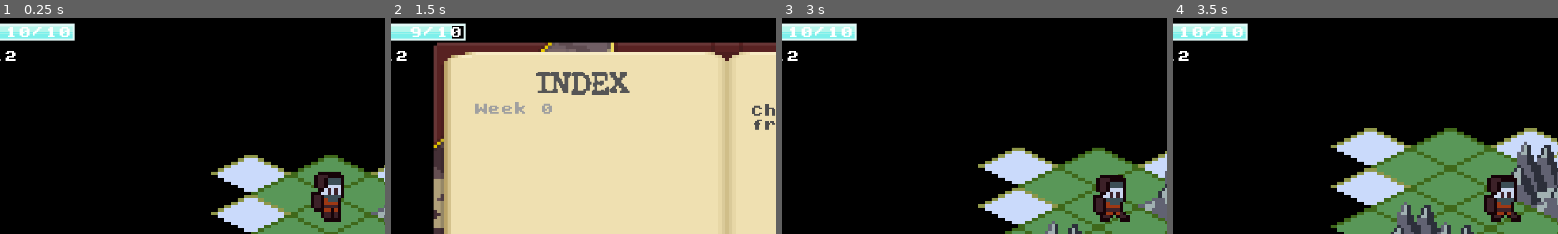
Above: before the commit, frames 1-4 (left to right).
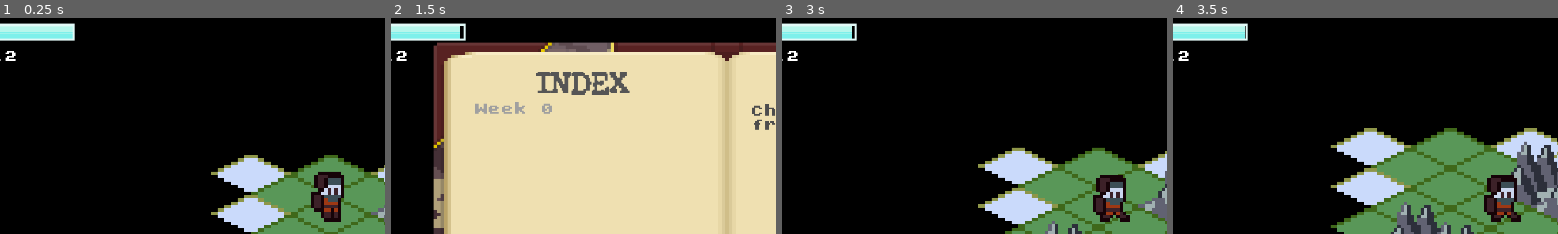
Above: after the commit, the same moments.

Repository: ZeeHatcher/project-forgotten
Game: Godot game, scene res://scenes/main/main.tscn
The game is run twice, just before and just after one commit, with the same random seed, the same clock (stepped at 60 frames per second) and the same inputs. This scene is started directly instead of the project's main scene.
Inputs (mouse positions are % of the whole screen's width and height, from its top left):
- Up to frame 1 (0.25 s): no input
- Up to frame 2 (1.5 s): click (86, 94) at 0.5 s; click (91, 94) at 1.25 s
- Up to frame 3 (3 s): click (97, 94) at 2 s; tap Enter at 2.75 s; move the mouse to (75, 46) at 2.77 s; hold D (move_right) from 2.78 s (still down); hold Tab (journal) from 2.78 s (still down); click (75, 46) at 2.92 s
- Up to frame 4 (3.5 s): keep holding D (move_right); keep holding Tab (journal)
The pictures show only the part of the screen within x 9-59%, y 6-56%; the shares and areas given below are measured in that part.

The runs differ from the first frame. In frame 1, 0.4% of the frame differs, in the area x 2-19%, y 4-9%; in frame 2, 0.3%; in frame 3, 0.4%, in the area x 2-19%, y 3-10%; in frame 4, 0.4%.

Commit message:
feat: animate bars

Diff:
--- a/ui/health_bar/health_bar.tscn
+++ b/ui/health_bar/health_bar.tscn
@@ -8,6 +8,7 @@
 [ext_resource path="res://themes/default_body.tres" type="Theme" id=6]
 
 [node name="HealthBar" type="TextureProgress"]
+step = 0.01
 value = 50.0
 texture_over = ExtResource( 1 )
 texture_progress = ExtResource( 2 )
@@ -29,3 +30,5 @@
 text = "test"
 align = 2
 script = ExtResource( 5 )
+
+[node name="Tween" type="Tween" parent="."]
--- a/ui/temperature_bar/temperature_bar.tscn
+++ b/ui/temperature_bar/temperature_bar.tscn
@@ -8,12 +8,14 @@
 [ext_resource path="res://themes/default_body.tres" type="Theme" id=6]
 
 [node name="TemperatureBar" type="TextureProgress"]
+step = 0.01
 value = 50.0
 texture_over = ExtResource( 1 )
 texture_progress = ExtResource( 2 )
 texture_progress_offset = Vector2( 40, 0 )
 script = ExtResource( 3 )
 resource = ExtResource( 4 )
+show_counter = false
 
 [node name="MarginContainer" type="MarginContainer" parent="."]
 margin_right = 329.0
@@ -29,3 +31,5 @@
 text = "test"
 align = 2
 script = ExtResource( 5 )
+
+[node name="Tween" type="Tween" parent="."]
--- a/ui/value_bar.gd
+++ b/ui/value_bar.gd
@@ -2,8 +2,10 @@
 
 
 export(Resource) var resource
+export var show_counter := true
 
 onready var _counter := $"%Counter"
+onready var _tween := $Tween
 
 
 func _ready() -> void:
@@ -14,7 +16,9 @@
 	_counter.max_value = resource.max_value
 	_counter.value = resource.value
 
+	_counter.visible = show_counter
 
 func _on_value_changed() -> void:
-	value = resource.value
+	_tween.interpolate_property(self, "value", value, resource.value, 1.0, Tween.TRANS_LINEAR, Tween.EASE_IN_OUT)
+	_tween.start()
 	_counter.value = resource.value
